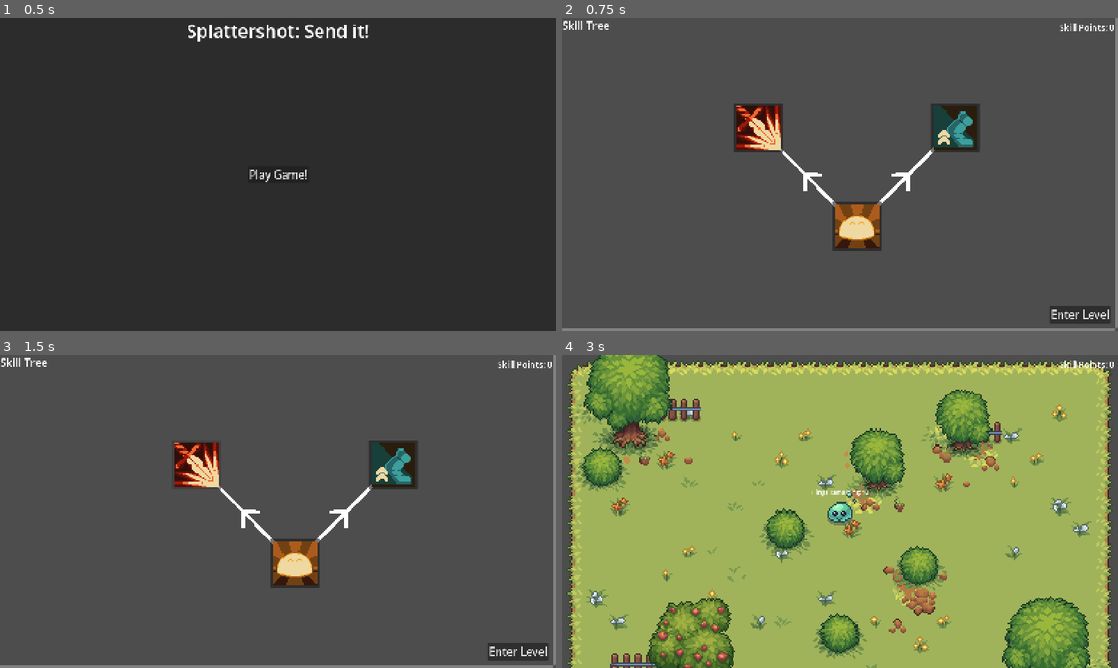
Above: before the commit, frames 1-4 (two rows, left to right).
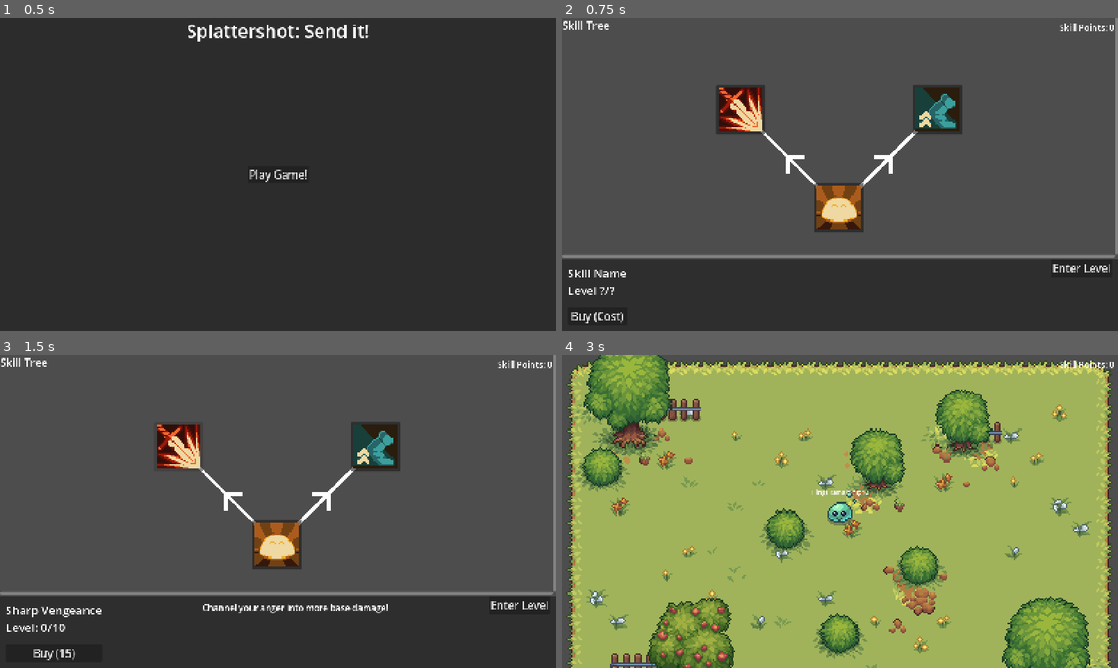
Above: after the commit, the same moments.

Repository: Auseawesome/HavenBounceBack
Game: Godot game, scene res://main.tscn
Same seed, same stepped clock (60 frames per second), same inputs: the game is played once before the commit and once after it.
Inputs (mouse positions are in pixels of both pictures, inside the frame that each line leads up to):
- Up to frame 1 (0.5 s): no input
- Up to frame 2 (0.75 s): click "Play Game!" at 0.5 s
- Up to frame 3 (1.5 s): click (194, 464) at 1.27 s
- Up to frame 4 (3 s): click (617, 652) at 2 s, where only the run after the commit has a clickable "Buy (15)"; click "Enter Level" at 2.75 s

Frame 1 is identical in both runs. In frame 2, 30% of the frame differs, in the area x 0-100%, y 21-100%; in frame 3, 30%; in frame 4, nothing differs.

Commit message:
Skill Tree Information!

Diff:
--- a/skills/multi_level_skill.gd
+++ b/skills/multi_level_skill.gd
@@ -21,4 +21,4 @@
 	return str(self)
 
 func _to_string() -> String:
-	return resource_name + " Level: " + str(current_level) + "/" + str(max_level)
+	return resource_name + "\nLevel: " + str(current_level) + "/" + str(max_level)
--- /dev/null
+++ b/ui/skill_tree/margin_preserver.gd
@@ -0,0 +1,35 @@
+@tool
+class_name MarginPreserver
+extends Control
+
+@export
+var margin: Vector2 = Vector2(16, 16)
+
+@export_tool_button("Recalculate Size")
+var recalc_size := calc_maximum_size
+
+# Called when the node enters the scene tree for the first time.
+func _ready() -> void:
+	calc_maximum_size()
+
+func calc_maximum_size() -> void:
+	var min_child_pos := Vector2.ZERO
+	var max_child_pos := Vector2.ZERO
+
+	for child in get_children():
+		if child is not Control:
+			continue;
+
+		min_child_pos.x = min(min_child_pos.x, child.position.x)
+		min_child_pos.y = min(min_child_pos.y, child.position.y)
+
+		max_child_pos.x = max(max_child_pos.x, child.position.x + child.get_combined_minimum_size().x)
+		max_child_pos.y = max(max_child_pos.y, child.position.y + child.get_combined_minimum_size().y)
+
+	for child in get_children():
+		if child is not Control:
+			continue;
+
+		child.position += min_child_pos
+
+	custom_minimum_size = max_child_pos - min_child_pos + margin
--- a/ui/skill_tree/skill_tree.gd
+++ b/ui/skill_tree/skill_tree.gd
@@ -3,6 +3,24 @@
 
 @export
 var default_traits: Array[Trait] = []
+
+@export
+var skill_tree_contents: Node
+
+@export
+var level_enter_button: Button
+
+@export
+var skill_title_label: Label
+
+@export
+var skill_description_label: Label
+
+@export
+var skill_buy_button: Button
+
+@export
+var skill_title_container: MarginPreserver
 
 var traits: Dictionary[String, Trait] = {}
 
@@ -11,16 +29,19 @@
 		current_points = value
 		Globals.skill_points_label.text = "Skill Points: " + str(value)
 
+var selected_upgrade: SkillUpgrade
+
 # Called when the node enters the scene tree for the first time.
 func _ready() -> void:
 	prepare_traits()
 	Globals.skill_tree = self
-	$LevelEnterButton.pressed.connect(Globals.enter_level)
+	level_enter_button.pressed.connect(Globals.enter_level)
+	skill_buy_button.pressed.connect(_on_buy_skill_button_pressed)
 
 func prepare_traits() -> void:
 	for default_trait in default_traits:
 		traits[default_trait.id] = default_trait.duplicate()
-	iterate_skill_children($ScrollContainer/SkillTreeContents)
+	iterate_skill_children(skill_tree_contents)
 
 func iterate_skill_children(node: Node) -> void:
 	for child in node.get_children():
@@ -30,3 +51,15 @@
 			continue
 
 		child.skill.apply_skill(traits)
+
+func update_skill_information(upgrade: SkillUpgrade):
+	var skill := upgrade.skill
+	skill_title_label.text = skill.get_shop_message()
+	skill_description_label.text = skill.desc
+	skill_buy_button.text = "Buy (" + str(skill.cost.get_value()) + ")"
+	skill_title_container.calc_maximum_size()
+	selected_upgrade = upgrade
+
+func _on_buy_skill_button_pressed() -> void:
+	if selected_upgrade._on_skill_bought():
+		update_skill_information(selected_upgrade)
--- a/ui/skill_tree/skill_tree.tscn
+++ b/ui/skill_tree/skill_tree.tscn
@@ -9,8 +9,9 @@
 [ext_resource type="Resource" uid="uid://dthn4mra4s73o" path="res://skills/trait/all_traits/flings.tres" id="6_0k54q"]
 [ext_resource type="Resource" uid="uid://opj8k3uo1l0i" path="res://skills/trait/all_traits/redirection_responsiveness.tres" id="7_3x14x"]
 [ext_resource type="Resource" uid="uid://3ombqqsbsacq" path="res://skills/trait/all_traits/speed.tres" id="8_y70dy"]
+[ext_resource type="Script" uid="uid://de3vn8bw8afmi" path="res://ui/skill_tree/margin_preserver.gd" id="10_fn1xa"]
 
-[node name="SkillTree" type="Control" unique_id=497354055]
+[node name="SkillTree" type="Control" unique_id=497354055 node_paths=PackedStringArray("skill_tree_contents", "level_enter_button", "skill_title_label", "skill_description_label", "skill_buy_button", "skill_title_container")]
 layout_mode = 3
 anchors_preset = 15
 anchor_right = 1.0
@@ -19,6 +20,12 @@
 grow_vertical = 2
 script = ExtResource("1_i5h8e")
 default_traits = Array[ExtResource("2_lfut3")]([ExtResource("3_fn1xa"), ExtResource("4_ufdbp"), ExtResource("5_0al5m"), ExtResource("6_0k54q"), ExtResource("7_3x14x"), ExtResource("8_y70dy")])
+skill_tree_contents = NodePath("VBoxContainer/ScrollContainer/SkillTreeContents")
+level_enter_button = NodePath("VBoxContainer/SkillInformation/HBoxContainer/LevelEnterContainer/LevelEnterButton")
+skill_title_label = NodePath("VBoxContainer/SkillInformation/HBoxContainer/SkillTitleContainer/Label")
+skill_description_label = NodePath("VBoxContainer/SkillInformation/HBoxContainer/MarginContainer/Label")
+skill_buy_button = NodePath("VBoxContainer/SkillInformation/HBoxContainer/SkillTitleContainer/BuySkillButton")
+skill_title_container = NodePath("VBoxContainer/SkillInformation/HBoxContainer/SkillTitleContainer")
 metadata/_custom_type_script = "uid://dibghben1f6xc"
 
 [node name="Label" type="Label" parent="." unique_id=688764210]
@@ -28,29 +35,99 @@
 theme_override_font_sizes/font_size = 30
 text = "Skill Tree"
 
-[node name="ScrollContainer" type="ScrollContainer" parent="." unique_id=862516000]
+[node name="VBoxContainer" type="VBoxContainer" parent="." unique_id=1308704121]
 layout_mode = 1
 anchors_preset = 15
 anchor_right = 1.0
 anchor_bottom = 1.0
 grow_horizontal = 2
 grow_vertical = 2
+
+[node name="ScrollContainer" type="ScrollContainer" parent="VBoxContainer" unique_id=862516000]
+layout_mode = 2
+size_flags_vertical = 3
 horizontal_scroll_mode = 2
 vertical_scroll_mode = 2
 
-[node name="SkillTreeContents" parent="ScrollContainer" unique_id=1464612974 instance=ExtResource("2_gdo5q")]
+[node name="SkillTreeContents" parent="VBoxContainer/ScrollContainer" unique_id=1464612974 instance=ExtResource("2_gdo5q")]
+custom_minimum_size = Vector2(849, 609)
 layout_mode = 2
 
-[node name="LevelEnterButton" type="Button" parent="." unique_id=1242046357]
+[node name="SkillInformation" type="Panel" parent="VBoxContainer" unique_id=2065469913]
+layout_mode = 2
+size_flags_vertical = 3
+size_flags_stretch_ratio = 0.3
+
+[node name="HBoxContainer" type="HBoxContainer" parent="VBoxContainer/SkillInformation" unique_id=1032648914]
+layout_mode = 1
+anchors_preset = 15
+anchor_right = 1.0
+anchor_bottom = 1.0
+grow_horizontal = 2
+grow_vertical = 2
+
+[node name="SkillTitleContainer" type="Control" parent="VBoxContainer/SkillInformation/HBoxContainer" unique_id=1249467373]
+custom_minimum_size = Vector2(253, 167)
+layout_mode = 2
+size_flags_horizontal = 0
+script = ExtResource("10_fn1xa")
+margin = Vector2(16, 0)
+
+[node name="Label" type="Label" parent="VBoxContainer/SkillInformation/HBoxContainer/SkillTitleContainer" unique_id=2105261524]
+layout_mode = 0
+offset_left = 16.0
+offset_top = 16.0
+offset_right = 180.0
+offset_bottom = 109.0
+theme_override_font_sizes/font_size = 32
+text = "Skill Name
+Level ?/?"
+
+[node name="BuySkillButton" type="Button" parent="VBoxContainer/SkillInformation/HBoxContainer/SkillTitleContainer" unique_id=760989902]
 layout_mode = 1
 anchors_preset = -1
-anchor_left = 1.0
 anchor_top = 1.0
 anchor_right = 1.0
 anchor_bottom = 1.0
-offset_right = -20.0
-offset_bottom = -20.0
-grow_horizontal = 0
+offset_left = 16.0
+offset_top = -66.0
+offset_right = -16.0
+offset_bottom = -16.0
+grow_vertical = 0
+theme_override_font_sizes/font_size = 30
+text = "Buy (Cost)"
+
+[node name="MarginContainer" type="MarginContainer" parent="VBoxContainer/SkillInformation/HBoxContainer" unique_id=2131799893]
+layout_mode = 2
+size_flags_horizontal = 3
+theme_override_constants/margin_top = 16
+
+[node name="Label" type="Label" parent="VBoxContainer/SkillInformation/HBoxContainer/MarginContainer" unique_id=420069061]
+custom_minimum_size = Vector2(64, 16)
+layout_mode = 2
+size_flags_horizontal = 3
+size_flags_vertical = 1
+theme_override_font_sizes/font_size = 24
+horizontal_alignment = 1
+autowrap_mode = 3
+
+[node name="LevelEnterContainer" type="Control" parent="VBoxContainer/SkillInformation/HBoxContainer" unique_id=922947556]
+custom_minimum_size = Vector2(201, 66)
+layout_mode = 2
+size_flags_horizontal = 0
+script = ExtResource("10_fn1xa")
+margin = Vector2(16, 0)
+metadata/_custom_type_script = "uid://de3vn8bw8afmi"
+
+[node name="LevelEnterButton" type="Button" parent="VBoxContainer/SkillInformation/HBoxContainer/LevelEnterContainer" unique_id=41804822]
+layout_mode = 1
+anchors_preset = -1
+anchor_top = 1.0
+anchor_bottom = 1.0
+offset_left = 16.0
+offset_top = -132.0
+offset_right = 185.0
+offset_bottom = -82.0
 grow_vertical = 0
 theme_override_font_sizes/font_size = 30
 text = "Enter Level"
--- a/ui/skill_tree/skill_tree_contents.gd
+++ /dev/null
@@ -1,29 +0,0 @@
-extends Control
-
-
-# Called when the node enters the scene tree for the first time.
-func _ready() -> void:
-	var min_child_pos := Vector2.ZERO
-	var max_child_pos := Vector2.ZERO
-
-	for child in get_children():
-		if child is not Control:
-			continue;
-
-		min_child_pos.x = min(min_child_pos.x, child.position.x)
-		min_child_pos.y = min(min_child_pos.y, child.position.y)
-
-		max_child_pos.x = max(max_child_pos.x, child.position.x + child.size.x)
-		max_child_pos.y = max(max_child_pos.y, child.position.y + child.size.y)
-
-	for child in get_children():
-		if child is not Control:
-			continue;
-
-		child.position += min_child_pos + Vector2(50, 50)
-
-	custom_minimum_size = max_child_pos - min_child_pos + Vector2(100, 100)
-
-# Called every frame. 'delta' is the elapsed time since the previous frame.
-func _process(delta: float) -> void:
-	pass
--- a/ui/skill_tree/skill_tree_contents.tscn
+++ b/ui/skill_tree/skill_tree_contents.tscn
@@ -1,12 +1,13 @@
 [gd_scene format=3 uid="uid://cd8al0mb2dja0"]
 
-[ext_resource type="Script" uid="uid://de3vn8bw8afmi" path="res://ui/skill_tree/skill_tree_contents.gd" id="1_38owx"]
+[ext_resource type="Script" uid="uid://de3vn8bw8afmi" path="res://ui/skill_tree/margin_preserver.gd" id="1_38owx"]
 [ext_resource type="Resource" uid="uid://rkrwxw1e8j0x" path="res://skills/all_skills/a_new_slime.tres" id="3_ddacy"]
 [ext_resource type="Script" uid="uid://bk7mkgs6cdmm6" path="res://ui/skill_tree/skill_upgrade.gd" id="3_rst24"]
 [ext_resource type="Resource" uid="uid://dldoj348efgy3" path="res://skills/all_skills/sharp_vengeance.tres" id="4_gjyfs"]
 [ext_resource type="Resource" uid="uid://pnsovks07lkq" path="res://skills/all_skills/sprinting_start.tres" id="5_s23nm"]
 
-[node name="SkillTreeContents" type="Control" unique_id=1464612974]
+[node name="SkillTreeContents" type="Control" unique_id=419601330]
+custom_minimum_size = Vector2(16, 16)
 layout_mode = 3
 anchors_preset = 15
 anchor_right = 1.0
@@ -14,6 +15,7 @@
 grow_horizontal = 2
 grow_vertical = 2
 script = ExtResource("1_38owx")
+metadata/_custom_type_script = "uid://de3vn8bw8afmi"
 
 [node name="ANewSlime" type="Control" parent="." unique_id=1152341308]
 custom_minimum_size = Vector2(136, 136)
--- a/ui/skill_tree/skill_upgrade.gd
+++ b/ui/skill_tree/skill_upgrade.gd
@@ -108,12 +108,16 @@
 			update_dependency_lines()
 
 func _on_button_pressed() -> void:
+	Globals.skill_tree.update_skill_information(self)
+
+func _on_skill_bought() -> bool:
 	var cost = skill.cost.get_value()
 
 	if cost > Globals.skill_tree.current_points:
-		return
+		return false
 	if not skill.can_upgrade_skill():
-		return
+		return false
 
 	skill.upgrade_skill()
 	Globals.skill_tree.current_points -= cost
+	return true
Renamed: ui/skill_tree/skill_tree_contents.gd.uid -> ui/skill_tree/margin_preserver.gd.uid
